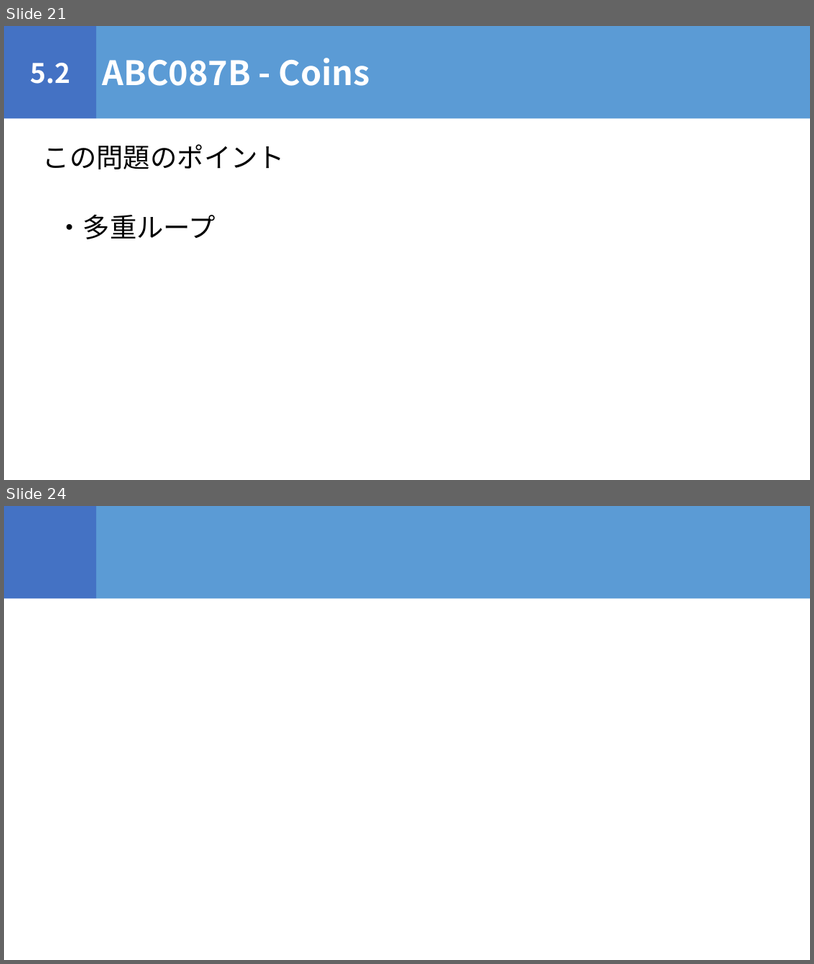
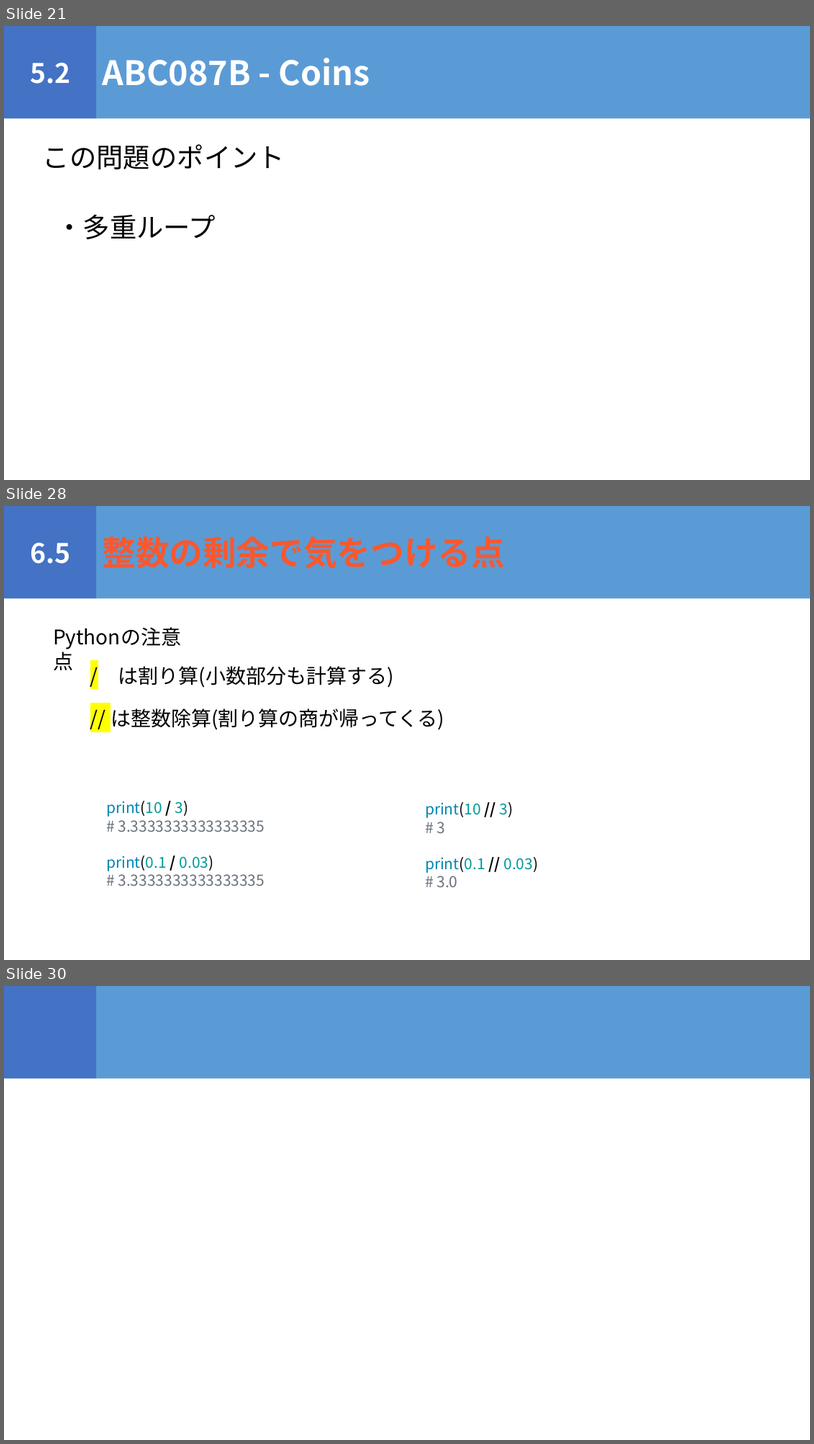
Before and after one commit to igeeeeee/triC_AtCoder_Beginners_Selection, a slide deck: ABS_勉強会.pptx. Shown one above the other, each under a label of ours: slides 21 and 24 before the commit, slides 21, 28 and 30 after it; the slides between them are not shown. The pictures are 814x964 and 814x1444 pixels, drawn with LibreOffice and Linux fonts; fonts in the diff are those of the drawing. Boxes give left, top, right and bottom in pixels: in the first picture for what was removed or moved away, otherwise in the second. Text is boxed around its words. In the diff, an @@ line names an element or a change of style, - is before the commit and + after.

```diff
--- a/ABS_勉強会.pptx
+++ b/ABS_勉強会.pptx
@@ slide 28 added at <box>4,506,810,960</box>, background #FFFFFF @@
@@ rectangle added at <box>4,506,97,599</box>, fill #4472C4, 32 pt, text #FFFFFF, bold @@
+6.5
@@ rectangle added at <box>97,506,810,599</box>, fill #5B9BD5, 40 pt, text #F8582E, bold @@
+整数の剰余で気をつける点
@@ text added at <box>47,621,206,651</box>, 24 pt, text #000000 @@
+Pythonの注意点
@@ text added at <box>118,666,394,687</box>, 24 pt, text #000000 @@
+/ は割り算(小数部分も計算する)
@@ text added at <box>111,708,445,730</box>, 24 pt, text #000000 @@
+// は整数除算(割り算の商が帰ってくる)
@@ text added at <box>106,800,265,885</box>, 18 pt, text #6A737D @@
+print(10 / 3)
+# 3.3333333333333335
+print(0.1 / 0.03)
+# 3.3333333333333335
@@ text added at <box>425,802,539,887</box>, 18 pt, text #0086B3 @@
+print(10 // 3)
+# 3
+print(0.1 // 0.03)
+# 3.0
@@ what was slide 24 is now slide 30 @@
```
Also in this commit, not shown: 1 slide changed, 6 other slides added, 1 slide removed, 7 other files.
